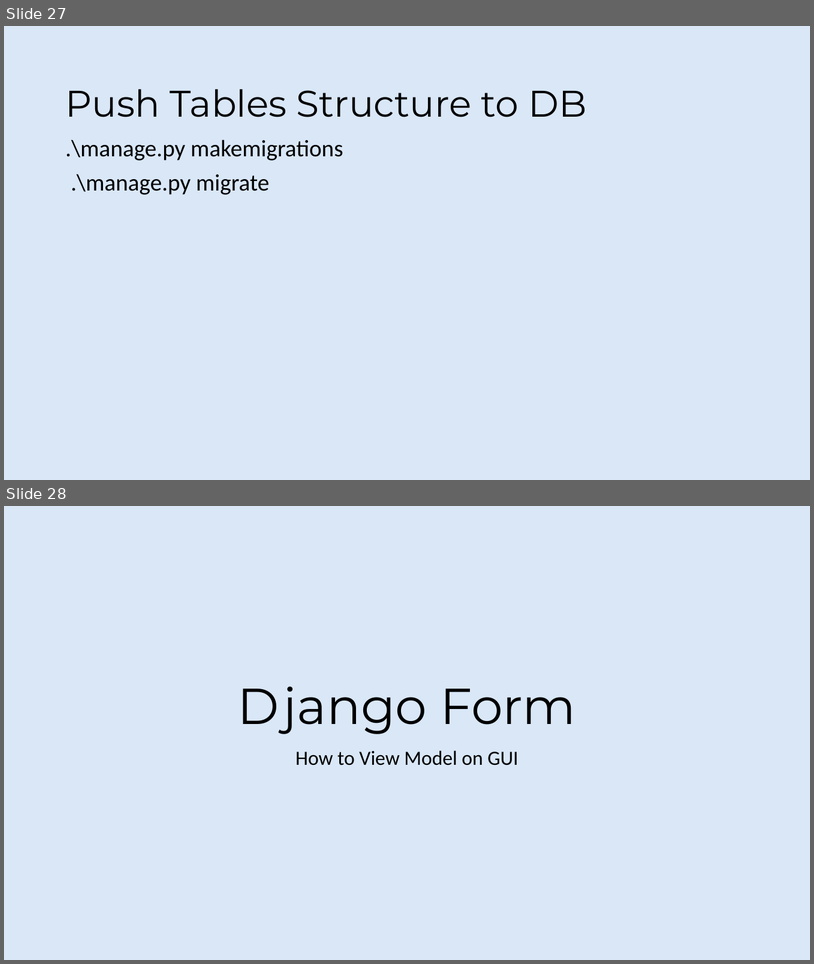
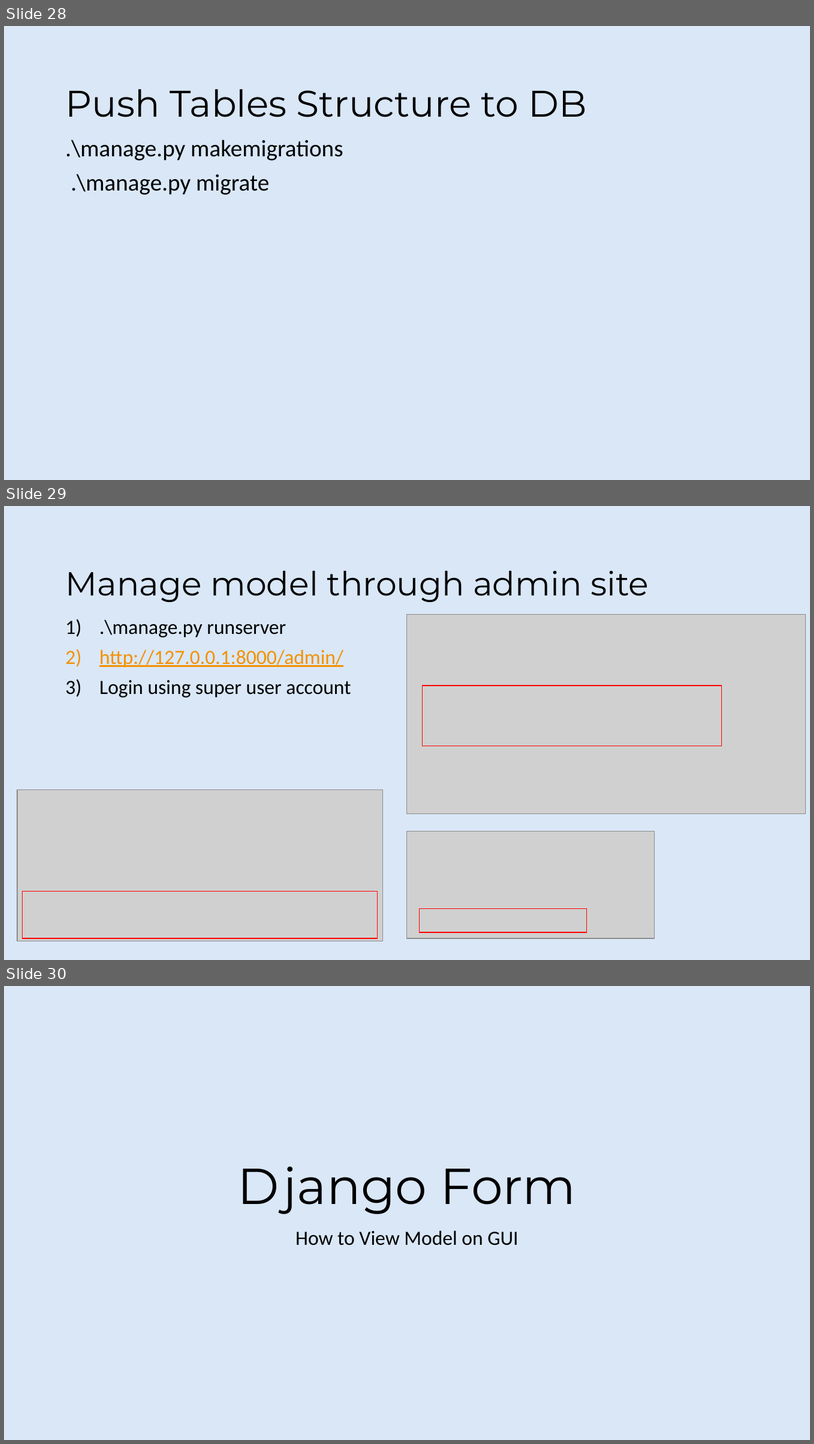
Before and after one commit to rafie-tarabay/BUE, a slide deck: django.pptx. Shown one above the other, each under a label of ours: slides 27 and 28 before the commit, slides 28, 29 and 30 after it. The pictures are 814x964 and 814x1444 pixels, drawn with LibreOffice and Linux fonts; fonts in the diff are those of the drawing; grey boxes stand for pictures; background and template pictures are left out. Boxes give left, top, right and bottom in pixels: in the first picture for what was removed or moved away, otherwise in the second. Text is boxed around its words. In the diff, an @@ line names an element or a change of style, - is before the commit and + after.

```diff
--- a/django.pptx
+++ b/django.pptx
@@ slide 29 added at (x1=4, y1=506, x2=810, y2=960), background #D9E7F7 @@
@@ title added at (x1=65, y1=571, x2=649, y2=602), 39.6 pt, text #000000 @@
+Manage model through admin site
@@ text added at (x1=99, y1=619, x2=351, y2=697), 24 pt, text #000000 @@
+1) .\manage.py runserver
+2) http://127.0.0.1:8000/admin/
+3) Login using super user account
@@ picture added at (x1=408, y1=614, x2=806, y2=813) @@
@@ rectangle added at (x1=423, y1=685, x2=722, y2=746), outline #FF0000 1 pt @@
@@ picture added at (x1=17, y1=790, x2=383, y2=941) @@
@@ picture added at (x1=408, y1=831, x2=655, y2=938) @@
@@ rectangle added at (x1=22, y1=891, x2=377, y2=938), outline #FF0000 1 pt @@
@@ rectangle added at (x1=420, y1=908, x2=587, y2=932), outline #FF0000 1 pt @@
@@ what was slide 27 is now slide 28 @@
@@ what was slide 28 is now slide 30 @@
```
Also in this commit, not shown: 7 slides changed, 9 other slides added.
